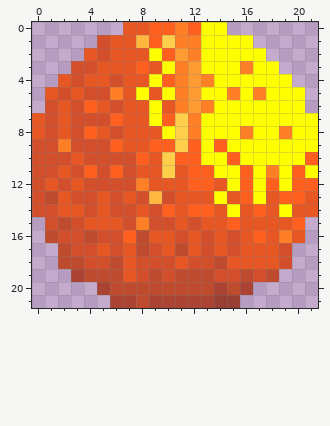
Pixel-art sprite: objects/sports/fidwell.scenery_small.ball4/images/3.png. Above: the version before the commit.
The file is 22x22 pixels.
New version:
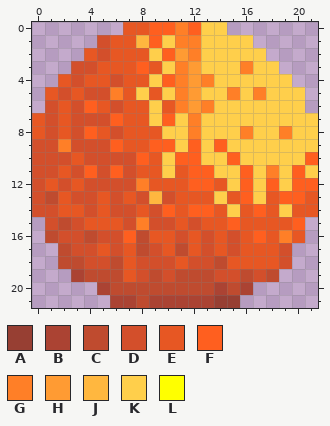
Palette (. is transparent): A #973f33  B #ab4333  C #bf4b2f  D #d34f2b  E #e75723  F #ff5f1f  G #ff7f27  H #ff9b33  J #ffb73f  K #ffcf4b  L #ffff00
Changes in this commit:
y 0: x 13..14 LL -> KK
y 1: x 13..16 LLLL -> KKKK
y 2: x 9 L -> K; x 13..17 LLLLL -> KKKKK
y 3: x 10 L -> K; x 13..15 LLL -> KKK; x 17..18 LL -> KK
y 4: x 9 L -> K; x 14..19 LLLLLL -> KKKKKK
y 5: x 8 L -> K; x 10 L -> K; x 13..14 LL -> KK; x 16 L -> K; x 18..20 LLL -> KKK
y 6: x 9 L -> K; x 14..20 LLLLLLL -> KKKKKKK
y 7: x 9 L -> K; x 13..21 LLLLLLLLL -> KKKKKKKKK
y 8: x 10 L -> K; x 13..15 LLL -> KKK; x 17..18 LL -> KK; x 20..21 LL -> KK
y 9: x 13 L -> K; x 15..21 LLLLLLL -> KKKKKKK
y 10: x 13..14 LL -> KK; x 16..20 LLLLL -> KKKKK
y 11: x 14..15 LL -> KK; x 17 L -> K; x 19 L -> K; x 21 L -> K
y 12: x 15 L -> K; x 17 L -> K; x 19 L -> K
y 13: x 14 L -> K; x 17 L -> K
y 14: x 15 L -> K; x 19 L -> K
